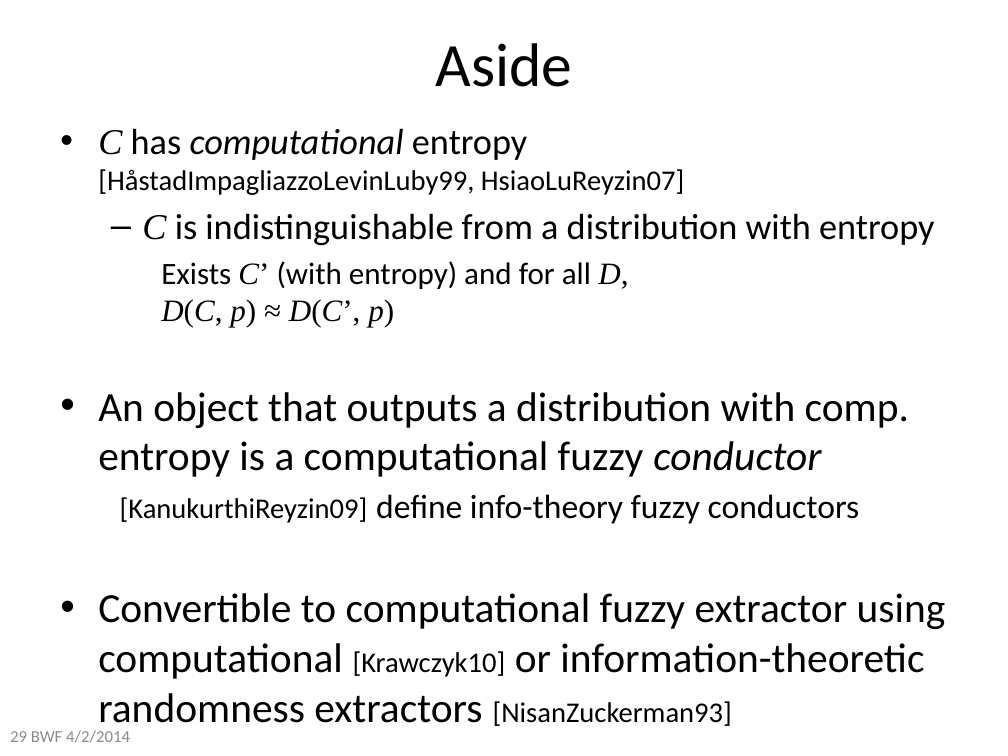
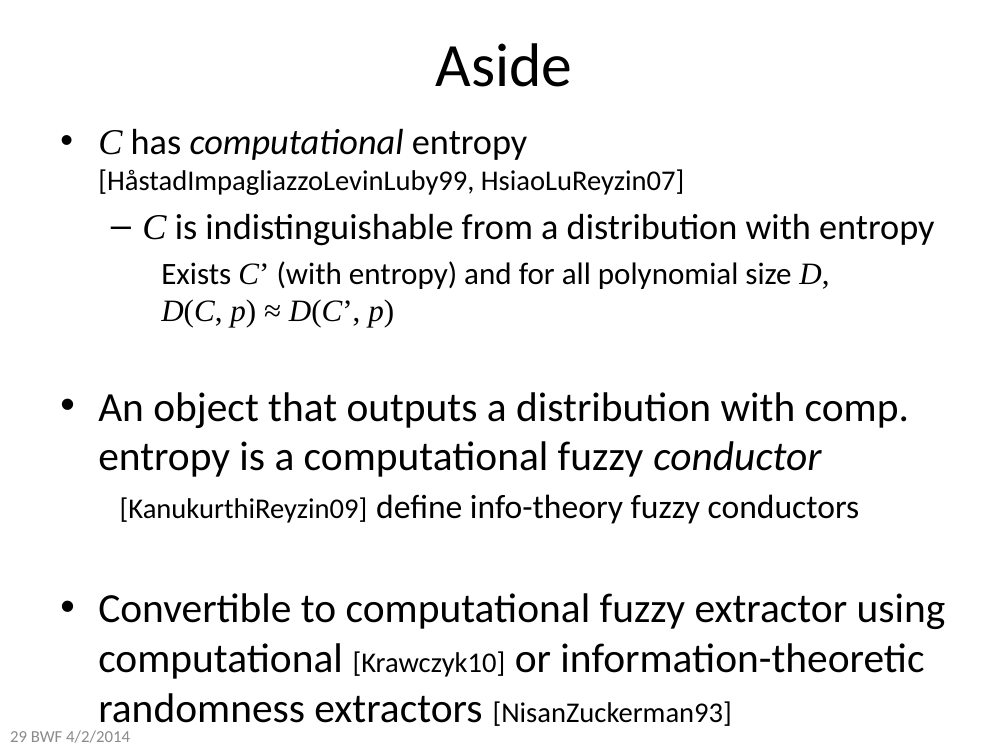
Before and after one commit to xianruimeng/comp-fuzzy-ext, a slide deck: slide 29 of constantRate/KeyDerivationWithNegativeUsable.pptx. Drawn at 1008x756 pixels with LibreOffice and Linux fonts; fonts in the diff are those of the drawing. Boxes give left, top, right and bottom in pixels: in the first picture for what was removed or moved away, otherwise in the second. Text is boxed around its words. In the diff, an @@ line names an element or a change of style, - is before the commit and + after.

```diff
--- a/constantRate/KeyDerivationWithNegativeUsable.pptx
+++ b/constantRate/KeyDerivationWithNegativeUsable.pptx
@@ text at (161, 261, 829, 327): text changed @@
-    Exists C’ (with entropy) and for all D,
-    D(C, p) ≈ D(C’, p)
+    Exists C’ (with entropy) and for all polynomial size D,
+    D(C, p) ≈ D(C’, p)
```
Also in this commit, not shown: 8 other slides changed, 1 slide added.
